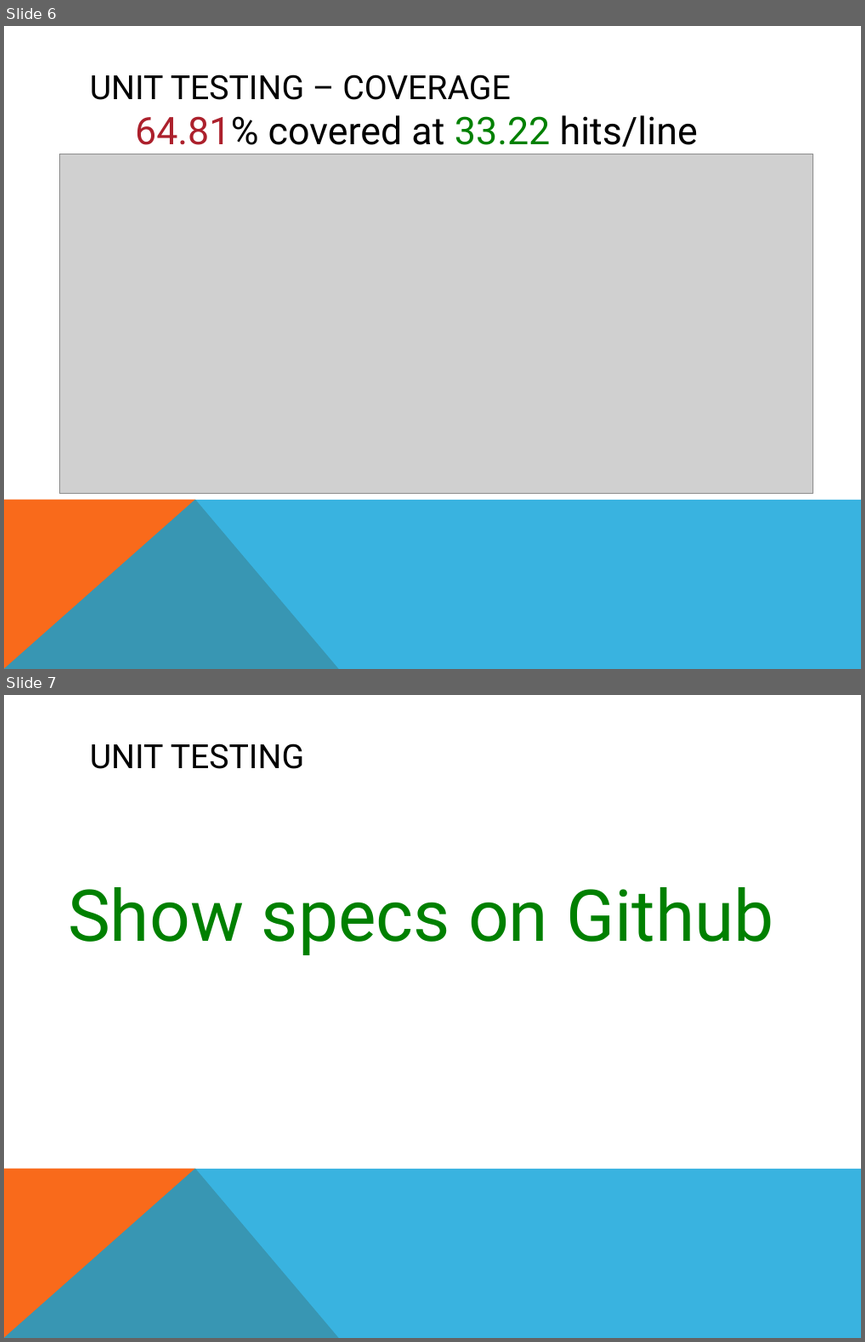
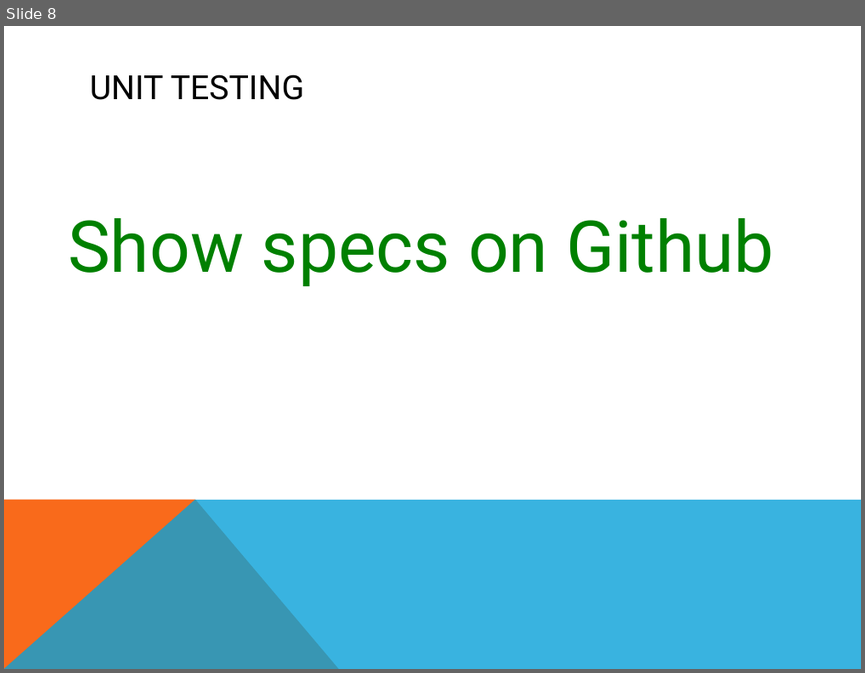
Before and after one commit to csce3513/Team6, a slide deck: docs/presentation-3.pptx. Shown one above the other, each under a label of ours: slides 6 and 7 before the commit, slide 8 after it. The pictures are 865x1342 and 865x673 pixels, drawn with LibreOffice and Linux fonts; fonts in the diff are those of the drawing; grey boxes stand for pictures. Boxes give left, top, right and bottom in pixels: in the first picture for what was removed or moved away, otherwise in the second. Text is boxed around its words. In the diff, an @@ line names an element or a change of style, - is before the commit and + after.

```diff
--- a/docs/presentation-3.pptx
+++ b/docs/presentation-3.pptx
@@ slide 6 removed at bbox=[4, 26, 861, 669], background #FFFFFF; not listed: 2 template elements that a slide beside it also shows @@
@@ title removed at bbox=[90, 74, 511, 100] @@
-UNIT TESTING – COVERAGE
@@ text removed at bbox=[135, 115, 698, 154] @@
-64.81% covered at 33.22 hits/line
@@ picture removed at bbox=[60, 154, 813, 493] @@
@@ what was slide 7 is now slide 8 @@
```
Also in this commit, not shown: 5 slides changed, 3 slides added, 1 other slide removed.
